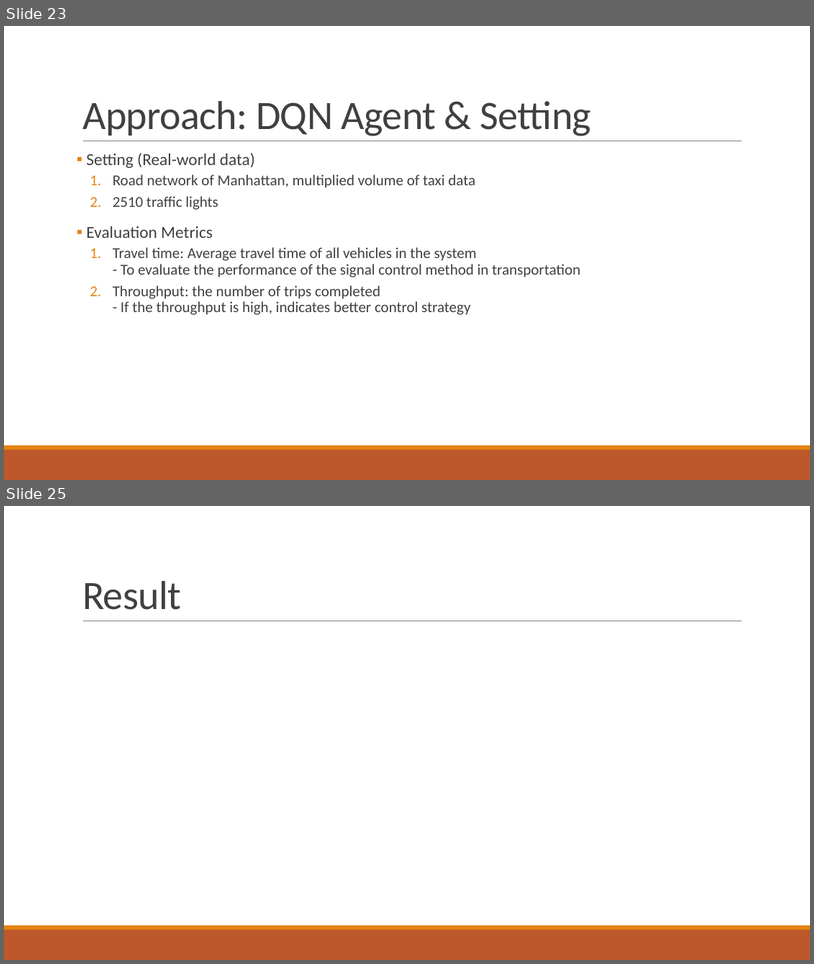
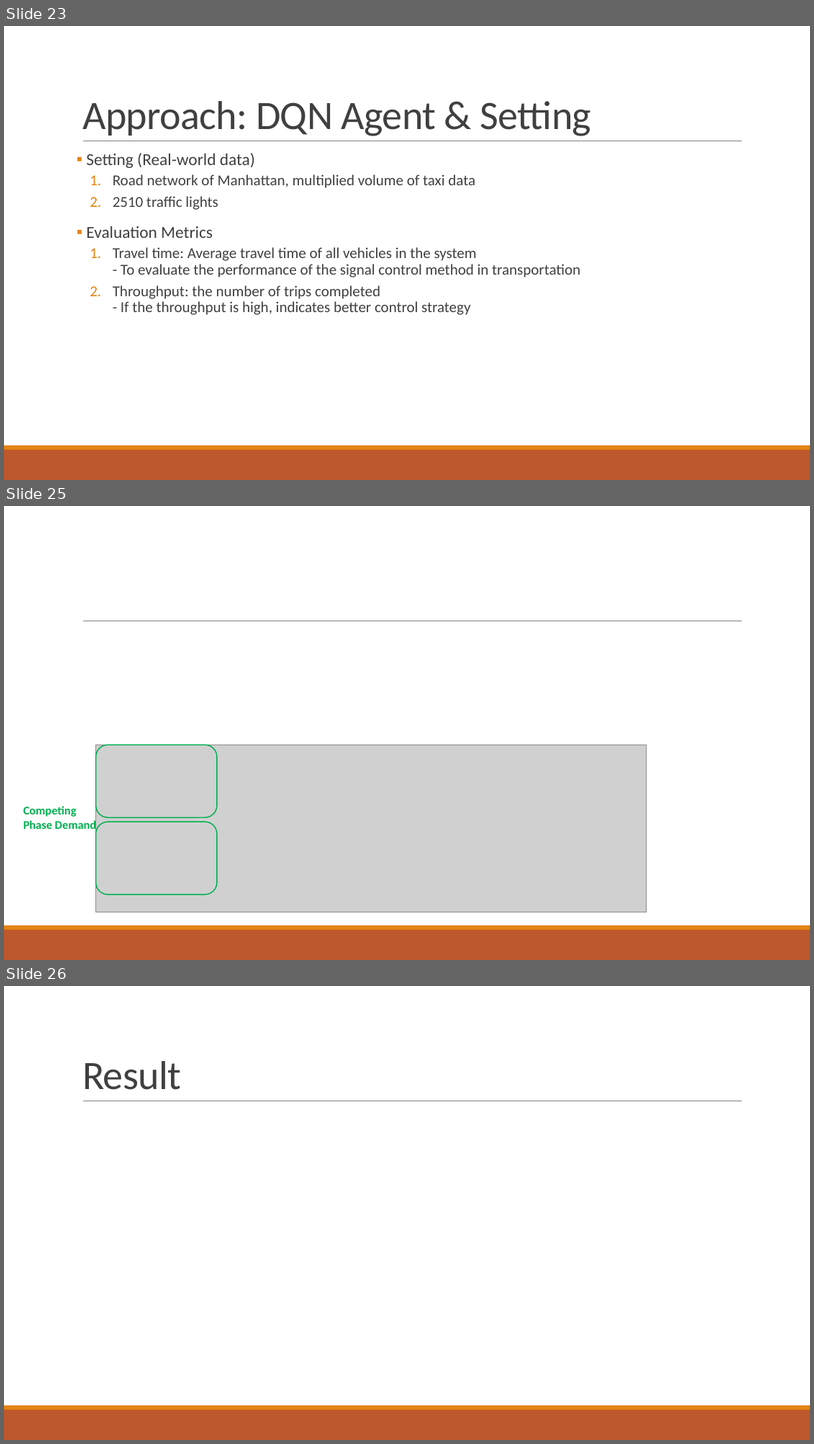
Before and after one commit to 3neutronstar/traffic-optimization_RL, a slide deck: 1st_Seminar(강민수).pptx. Shown one above the other, each under a label of ours: slides 23 and 25 before the commit, slides 23, 25 and 26 after it; the slides between them are not shown. The pictures are 814x964 and 814x1444 pixels, drawn with LibreOffice and Linux fonts; fonts in the diff are those of the drawing; grey boxes stand for pictures. Boxes give left, top, right and bottom in pixels: in the first picture for what was removed or moved away, otherwise in the second. Text is boxed around its words. In the diff, an @@ line names an element or a change of style, - is before the commit and + after.

```diff
--- a/1st_Seminar(강민수).pptx
+++ b/1st_Seminar(강민수).pptx
@@ slide 25 added at (x1=4, y1=506, x2=810, y2=960), background #FFFFFF; not listed: 3 template elements that a slide beside it also shows @@
@@ picture added at (x1=96, y1=744, x2=647, y2=911) @@
@@ rounded rectangle added at (x1=96, y1=744, x2=217, y2=817), outline #00B050 1.25 pt @@
@@ text added at (x1=23, y1=806, x2=96, y2=832), 14 pt, text #00B050, bold @@
+Competing Phase Demand
@@ rounded rectangle added at (x1=96, y1=822, x2=217, y2=894), outline #00B050 1.25 pt @@
@@ what was slide 25 is now slide 26 @@
```
Also in this commit, not shown: 3 slides changed.
